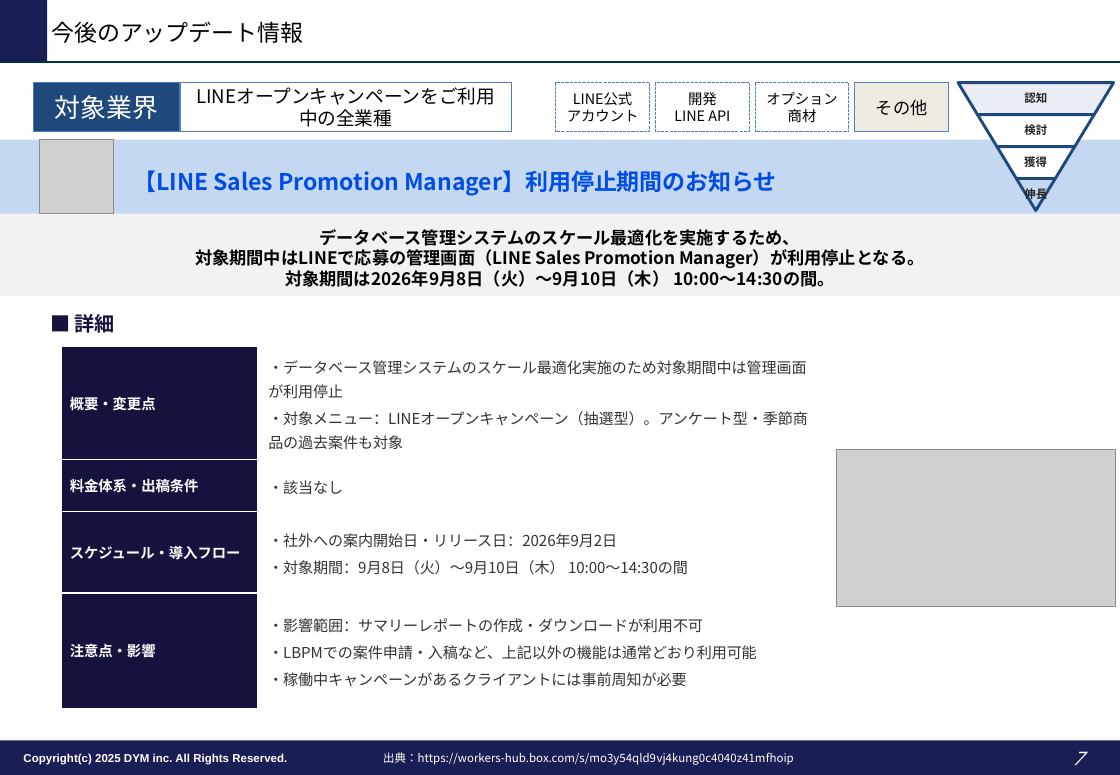
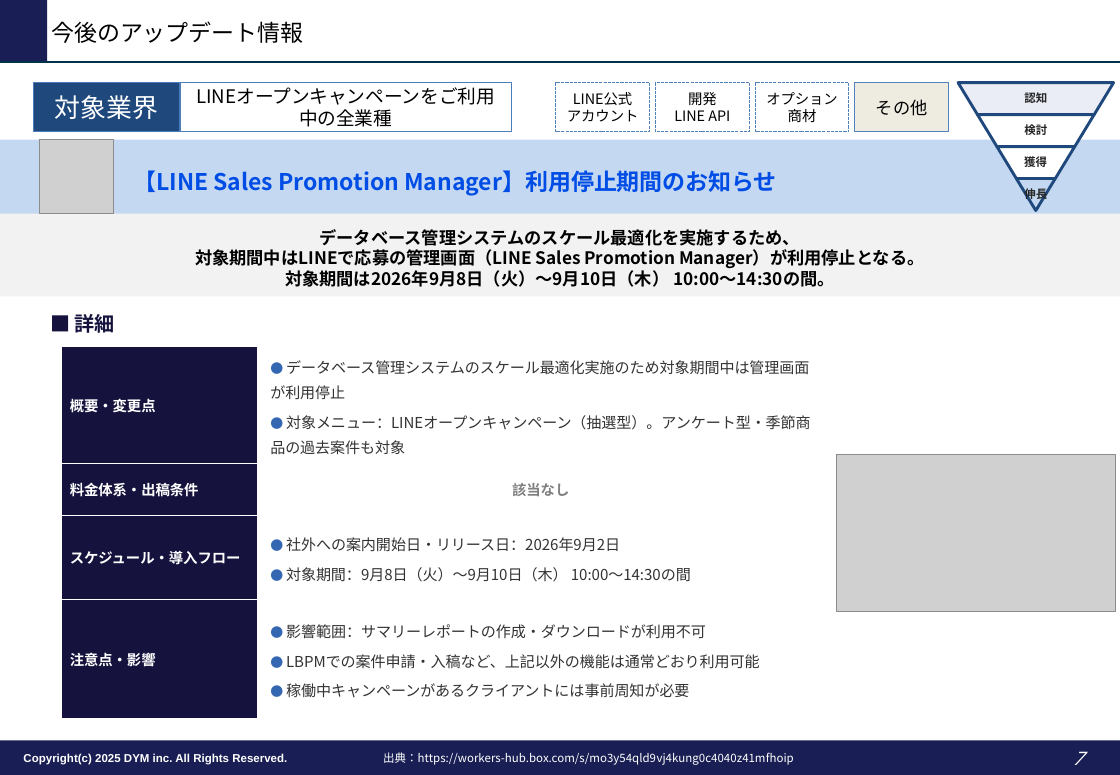
Before and after one commit to tonomura-r-dev/folder, a slide deck: slide 7 of LINEOA媒体最新情報_2026年9月トレンドレポート.pptx. Drawn at 1120x775 pixels with LibreOffice and Linux fonts; fonts in the diff are those of the drawing; grey boxes stand for pictures; background and template pictures are left out. Boxes give left, top, right and bottom in pixels: in the first picture for what was removed or moved away, otherwise in the second. Text is boxed around its words. In the diff, an @@ line names an element or a change of style, - is before the commit and + after.

```diff
--- a/LINEOA媒体最新情報_2026年9月トレンドレポート.pptx
+++ b/LINEOA媒体最新情報_2026年9月トレンドレポート.pptx
@@ table at bbox=[62, 347, 822, 720] @@
-row 1, column 2: ・データベース管理システムのスケール最適化実施のため対象期間中は管理画面が利用停止 / ・対象メニュー：LINEオープンキャンペーン（抽選型）。アンケート型・季節商品の過去案件も対象
+row 1, column 2: ● データベース管理システムのスケール最適化実施のため対象期間中は管理画面が利用停止 / ● 対象メニュー：LINEオープンキャンペーン（抽選型）。アンケート型・季節商品の過去案件も対象
-row 2, column 2: ・該当なし
+row 2, column 2: 該当なし
-row 3, column 2: ・社外への案内開始日・リリース日：2026年9月2日 / ・対象期間：9月8日（火）〜9月10日（木） 10:00〜14:30の間
+row 3, column 2: ● 社外への案内開始日・リリース日：2026年9月2日 / ● 対象期間：9月8日（火）〜9月10日（木） 10:00〜14:30の間
-row 4, column 2: ・影響範囲：サマリーレポートの作成・ダウンロードが利用不可 / ・LBPMでの案件申請・入稿など、上記以外の機能は通常どおり利用可能 / ・稼働中キャンペーンがあるクライアントには事前周知が必要
+row 4, column 2: ● 影響範囲：サマリーレポートの作成・ダウンロードが利用不可 / ● LBPMでの案件申請・入稿など、上記以外の機能は通常どおり利用可能 / ● 稼働中キャンペーンがあるクライアントには事前周知が必要
@@ picture: place and size @@
-picture at bbox=[838, 450, 1117, 607]
+picture at bbox=[838, 455, 1117, 612]
```
Also in this commit, not shown: 5 other slides changed, 2 other files.
